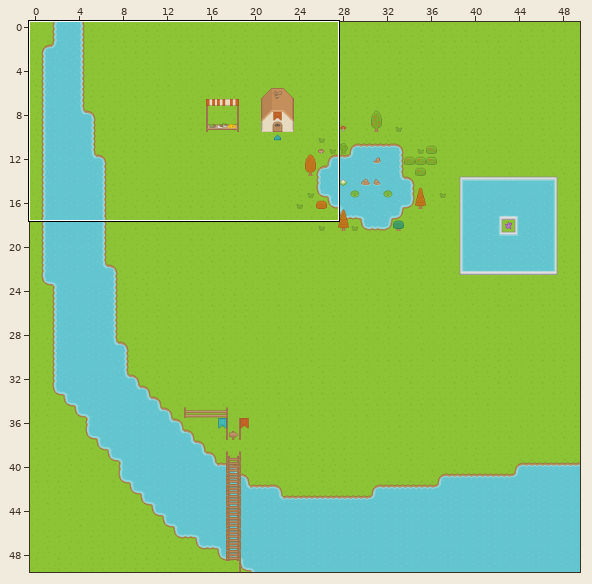
Tiled map (JSON) -- client/maps/river.json. Above, an overview of the earlier version with the close-up marked.
Close-up. The starting point:
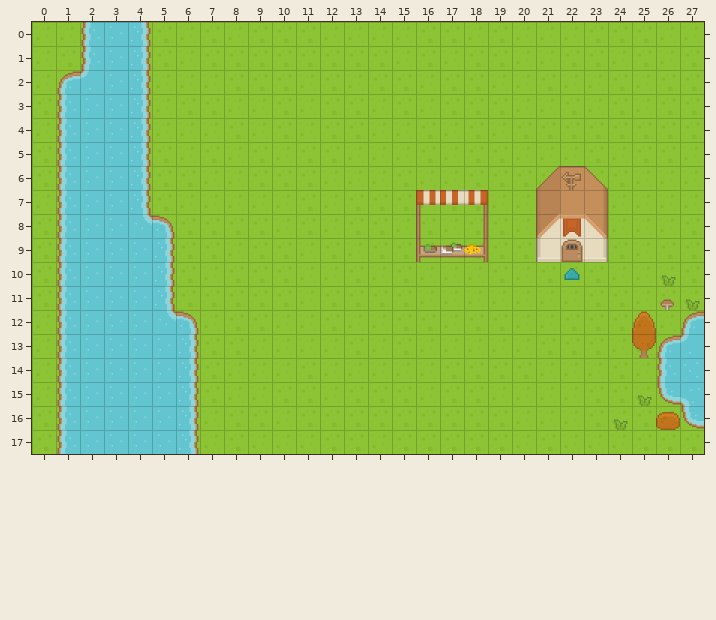
Cells are 64x64 px. Shown: x 0..27, y 0..17. The commit also changed other parts of the map, which this record leaves out.
The result:
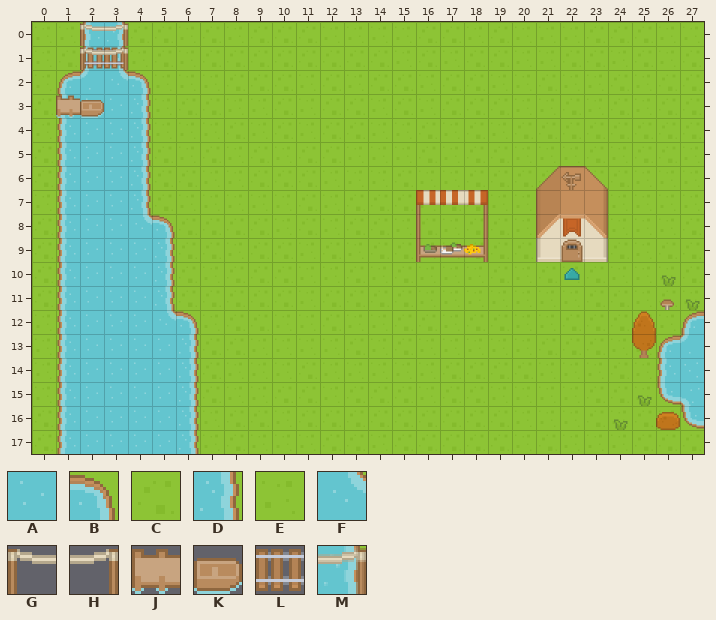
Key: from "roguelikeSheet_transparent": A 0, B 4, C 5, D 72, E 73, F 136, G 867, H 868, J 869, K 1073, L 1267, M 1689.
_ is an empty cell, . an unchanged one.
Tiles of an added or newly shown layer are drawn over the layers below it.
See-through tiles are keyed as they look on the map.
Changes in this commit:
--- layer "Ground Terrain"
@@ x 3..4 @@
- 0 AD
- 1 AD
- 2 AD
+ 0 DC
+ 1 DE
+ 2 FB
--- layer "Deco0"
@@ x 2..3 @@
- 1 __
+ 1 LL
@@ x 1..2 @@
- 3 __
+ 3 JK
--- layer "Deco1"
@@ x 2..3 @@
- 0 __
- 1 __
+ 0 GH
+ 1 GH
--- layer "Collision" (now shown)
@@ x 2..4 @@
- 0 ___
+ 0 MMM
@@ x 3..4 @@
- 2 __
+ 2 MM
